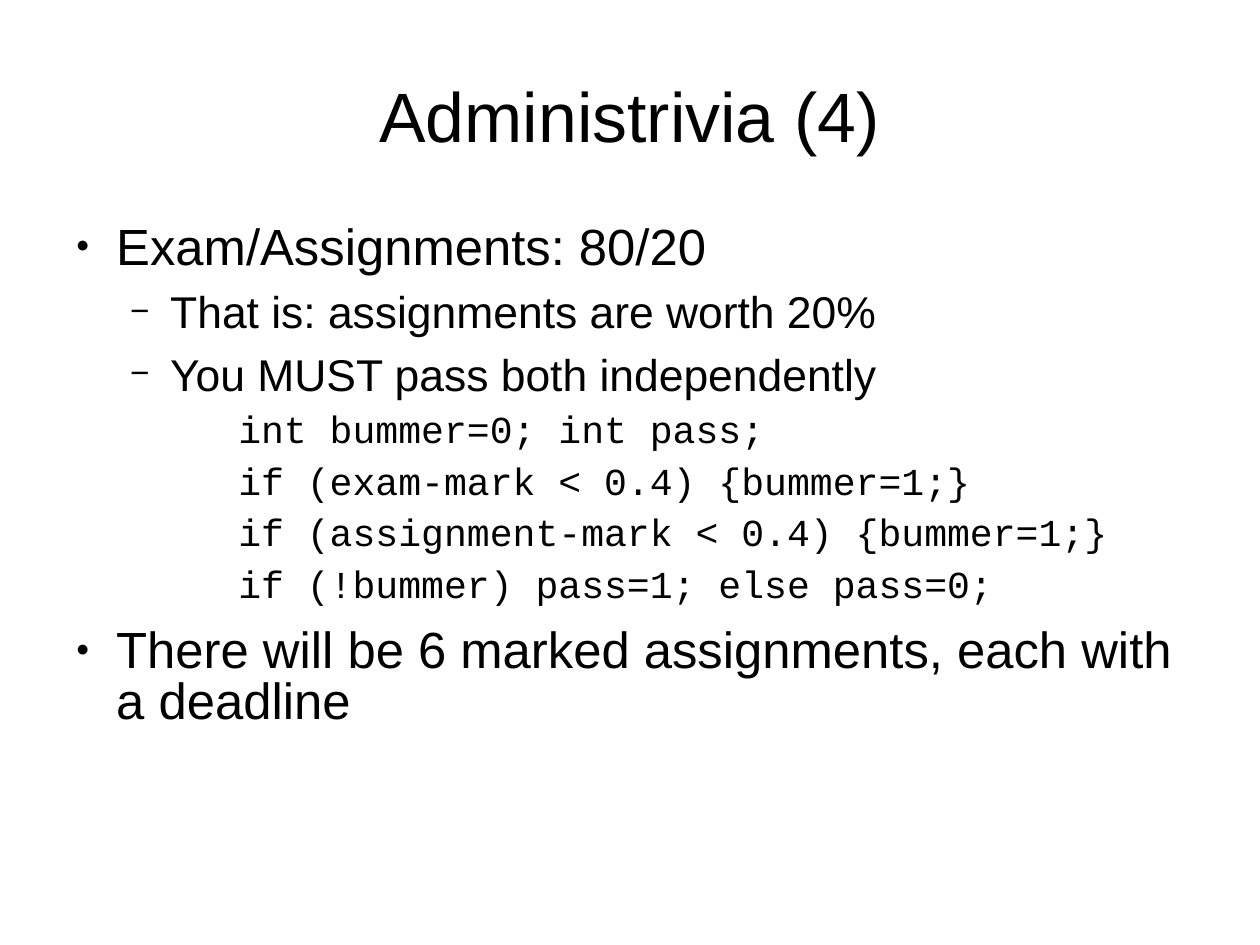
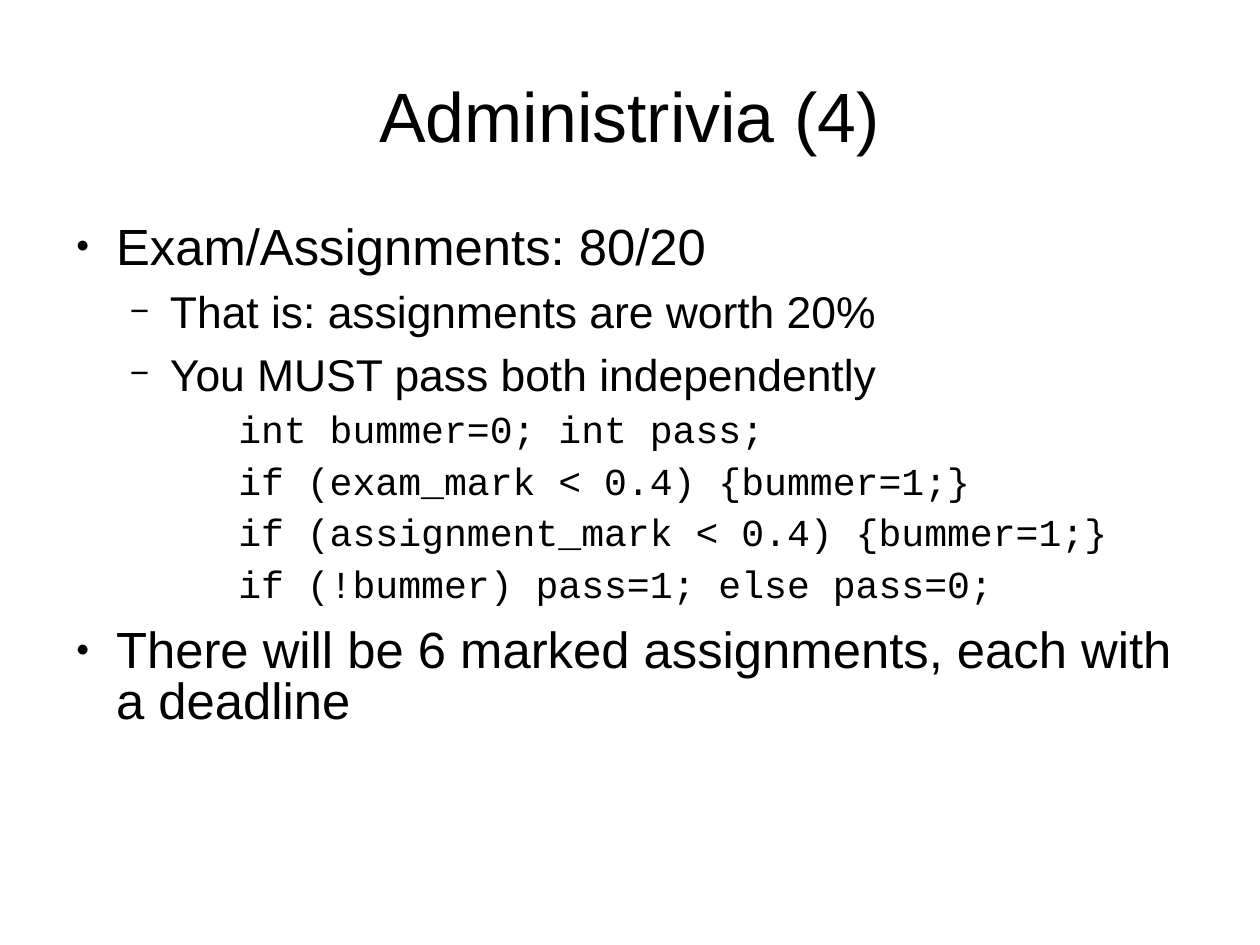
Before and after one commit to sftcd/cs2014, a slide deck: slide 6 of lectures/intro.ppt. Drawn at 1260x945 pixels with LibreOffice and Linux fonts; fonts in the diff are those of the drawing. Boxes give left, top, right and bottom in pixels: in the first picture for what was removed or moved away, otherwise in the second. Text is boxed around its words. In the diff, an @@ line names an element or a change of style, - is before the commit and + after.

```diff
--- a/lectures/intro.ppt
+++ b/lectures/intro.ppt
@@ text at (238, 467, 1108, 554): text changed @@
-if (exam-mark < 0.4) {bummer=1;}
-if (assignment-mark < 0.4) {bummer=1;}
+if (exam_mark < 0.4) {bummer=1;}
+if (assignment_mark < 0.4) {bummer=1;}
```
Also in this commit, not shown: 1 other file.
